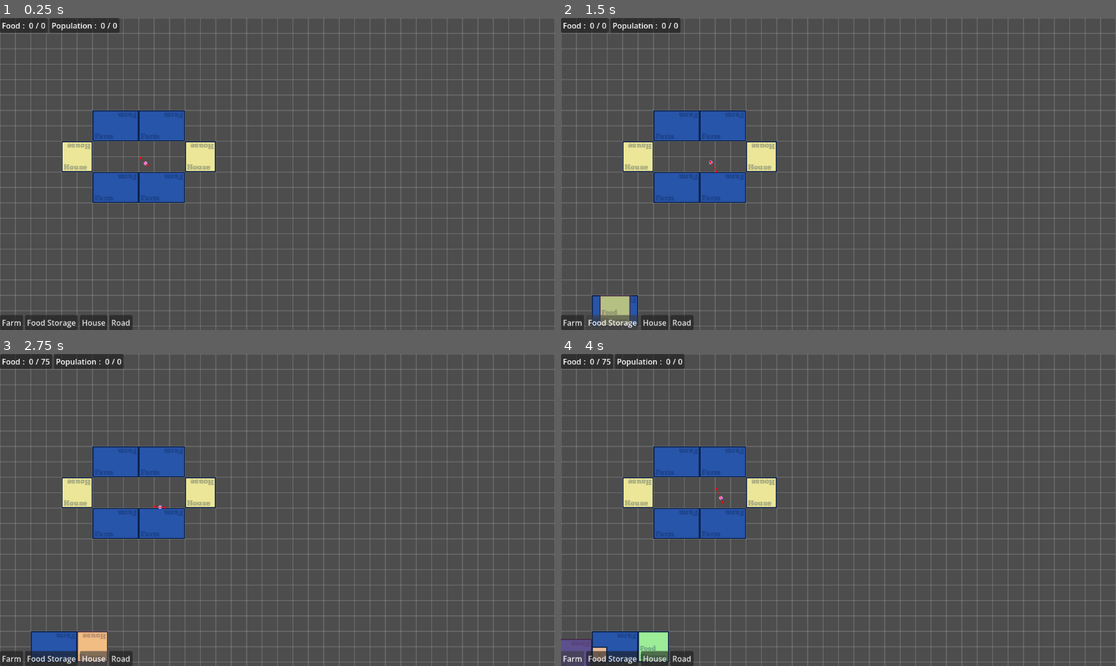
Above: before the commit, frames 1-4 (two rows, left to right).
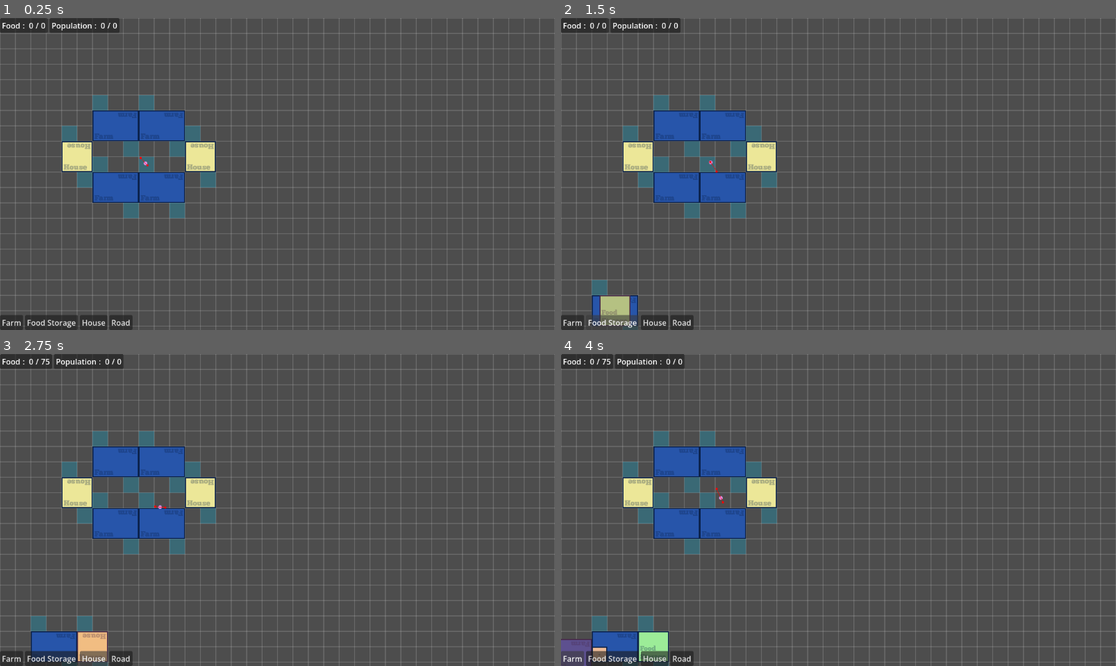
Above: after the commit, the same moments.

Repository: lacedon/western-town-sim
Game: Godot game, scene res://src/screens/game/game.tscn
Two runs of this game, one before a commit and one after it. Both use one fixed random seed, a clock stepped at 60 frames per second and the inputs below.
Inputs:
- Up to frame 1 (0.25 s): no input
- Up to frame 2 (1.5 s): click "Farm" at 0.5 s; click "Food Storage" at 1.25 s
- Up to frame 3 (2.75 s): click "House" at 2 s
- Up to frame 4 (4 s): click "Road" at 2.75 s; click "Farm" at 3.5 s

The runs differ from the first frame. In frame 1, 1.6% of the frame differs, in the area x 11-39%, y 24-65%; in frame 2, 1.7%; in frame 3, 1.9%; in frame 4, 1.9%, in the area x 5-39%, y 24-100%.

Commit message:
Add entrance to buildings

Diff:
--- a/resources/resources/buildings/farm.tres
+++ b/resources/resources/buildings/farm.tres
@@ -11,4 +11,5 @@
 size = Vector2i(3, 2)
 texture = ExtResource("2_f546y")
 functions = Array[ExtResource("1_qsk0w")]([ExtResource("2_0lkvr")])
+entrances = Array[Vector2]([Vector2(0, -1), Vector2(2, 2)])
 metadata/_custom_type_script = "uid://dpevskfowsdkc"
--- a/resources/resources/buildings/food-storage.tres
+++ b/resources/resources/buildings/food-storage.tres
@@ -10,4 +10,5 @@
 size = Vector2i(2, 2)
 texture = ExtResource("4_lqhlc")
 functions = Array[ExtResource("1_esnbw")]([ExtResource("2_51d4y")])
+entrances = Array[Vector2]([Vector2(0, -1), Vector2(1, 2)])
 metadata/_custom_type_script = "uid://dpevskfowsdkc"
--- a/resources/resources/buildings/house.tres
+++ b/resources/resources/buildings/house.tres
@@ -12,4 +12,5 @@
 size = Vector2i(2, 2)
 texture = ExtResource("3_bnlry")
 functions = Array[ExtResource("1_725ld")]([ExtResource("2_rde58"), ExtResource("3_ba7ex")])
+entrances = Array[Vector2]([Vector2(0, -1), Vector2(1, 2)])
 metadata/_custom_type_script = "uid://dpevskfowsdkc"
--- a/src/components/building/building.gd
+++ b/src/components/building/building.gd
@@ -43,7 +43,7 @@
   EventEmitter.addEmitter(events.ADD_ENVIRONMENT_OBSTACLE, self)
 
   if mode == BuildingMode.placed:
-    emitObstacleAddedEvent()
+    handleModeSetPlaced()
 
   area2d.connect(area2d.area_entered.get_name(), _emitAreaEnteredExited)
   area2d.connect(area2d.area_exited.get_name(), _emitAreaEnteredExited)
@@ -94,7 +94,7 @@
   updateColoring()
 
   if mode == BuildingMode.placed:
-    emitObstacleAddedEvent()
+    handleModeSetPlaced()
 
 func updateColoring() -> void:
   match mode:
@@ -109,3 +109,23 @@
     position - Vector2(float(sizeInPixels.x / 2), float(sizeInPixels.y / 2)),
     sizeInPixels
   )
+
+func handleModeSetPlaced() -> void:
+  emitObstacleAddedEvent()
+  createEntrance()
+
+func createEntrance() -> void:
+  var buildingSizePixels: Vector2 = building.size * GameConfig.tileSize
+  var topLeftEdgePosition: Vector2 = Vector2(-float(buildingSizePixels.x / 2), -float(buildingSizePixels.y / 2))
+
+  for entrance in building.entrances:
+    var entranceNode: Polygon2D = Polygon2D.new()
+    entranceNode.color = Color(0, 0.75, 0.95, 0.25)
+    entranceNode.polygon = PackedVector2Array([
+      Vector2(0, 0),
+      Vector2(GameConfig.tileSize.x, 0),
+      Vector2(GameConfig.tileSize.x, GameConfig.tileSize.y),
+      Vector2(0, GameConfig.tileSize.y)
+    ])
+    entranceNode.position = topLeftEdgePosition + Vector2(entrance.x * GameConfig.tileSize.x, entrance.y * GameConfig.tileSize.y)
+    add_child(entranceNode)
--- a/src/components/building/building.tscn
+++ b/src/components/building/building.tscn
@@ -1,21 +1,21 @@
-[gd_scene load_steps=3 format=3 uid="uid://b68sqk3787m8m"]
+[gd_scene format=3 uid="uid://b68sqk3787m8m"]
 
 [ext_resource type="Script" uid="uid://blkemfy0s0ptn" path="res://src/components/building/building.gd" id="1_wdote"]
 
 [sub_resource type="RectangleShape2D" id="RectangleShape2D_u6fmq"]
 resource_local_to_scene = true
 
-[node name="Building" type="Node2D"]
+[node name="Building" type="Node2D" unique_id=435614334]
 script = ExtResource("1_wdote")
 
-[node name="Sprite2D" type="Sprite2D" parent="."]
+[node name="Sprite2D" type="Sprite2D" parent="." unique_id=1590168521]
 
-[node name="ColoringBlock" type="ColorRect" parent="."]
+[node name="ColoringBlock" type="ColorRect" parent="." unique_id=805700469]
 offset_right = 40.0
 offset_bottom = 40.0
 
-[node name="Area2D" type="Area2D" parent="."]
+[node name="Area2D" type="Area2D" parent="." unique_id=545795157]
 collision_mask = 3
 
-[node name="CollisionShape2D" type="CollisionShape2D" parent="Area2D"]
+[node name="CollisionShape2D" type="CollisionShape2D" parent="Area2D" unique_id=949700393]
 shape = SubResource("RectangleShape2D_u6fmq")
--- a/src/resource-definition/building.gd
+++ b/src/resource-definition/building.gd
@@ -14,18 +14,21 @@
   _texture: Texture2D = self.texture,
   _buildingMode: BuildingMode = self.buildingMode,
   _functions: Array[BuildingFunction] = self.functions,
+  _entrances: Array[Vector2] = self.entrances
 ):
   self.name = _name
   self.size = _size
   self.texture = _texture
   self.buildingMode = _buildingMode
   self.functions = _functions
+  self.entrances = _entrances
 
 @export var name: String = ":: Building ::"
 @export var size: Vector2i = Vector2i.ONE
 @export var buildingMode: BuildingMode = BuildingMode.normal
 @export var texture: Texture2D
 @export var functions: Array[BuildingFunction] = []
+@export var entrances: Array[Vector2] = []
 
 func clone() -> RBuilding:
   return RBuilding.new(
@@ -34,6 +37,7 @@
     self.texture.duplicate(),
     self.buildingMode,
     self.functions,
+    self.entrances.duplicate()
   )
 
 func onBuildingPlaced() -> void:
Not shown: 1 places in resources/resources/buildings/farm.tres that only renumber resources
Not shown: 1 places in resources/resources/buildings/food-storage.tres that only renumber resources
Not shown: 1 places in resources/resources/buildings/house.tres that only renumber resources
